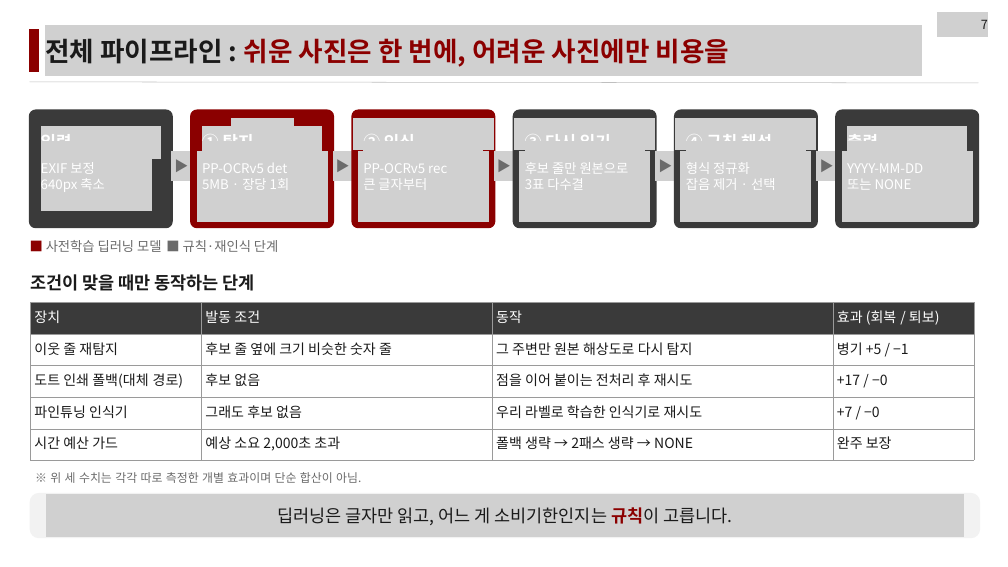
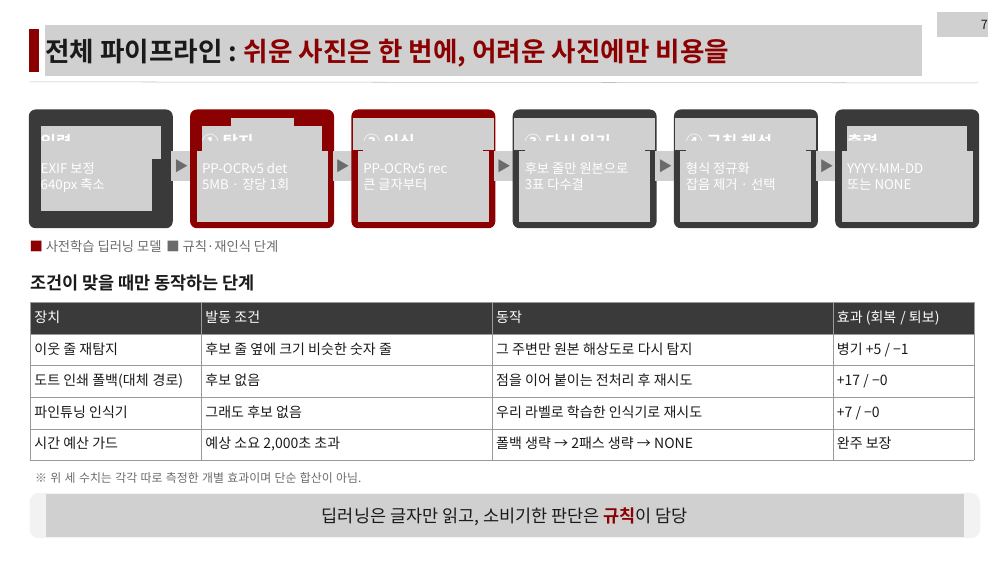
Before and after one commit to LEEbyeongchul/itda3-CODE-subway, a slide deck: slide 7 of 발표/[CODE]_서브웨이_본선발표.pptx. Drawn at 1008x567 pixels with LibreOffice and Linux fonts; fonts in the diff are those of the drawing; grey boxes stand for pictures. Boxes give left, top, right and bottom in pixels: in the first picture for what was removed or moved away, otherwise in the second. Text is boxed around its words. In the diff, an @@ line names an element or a change of style, - is before the commit and + after.

```diff
--- a/발표/[CODE]_서브웨이_본선발표.pptx
+++ b/발표/[CODE]_서브웨이_본선발표.pptx
@@ text at (322, 507, 688, 525): text changed @@
-딥러닝은 글자만 읽고, 어느 게 소비기한인지는 규칙이 고릅니다.
+딥러닝은 글자만 읽고, 소비기한 판단은 규칙이 담당
```
Also in this commit, not shown: 16 other slides changed, 1 other file.
